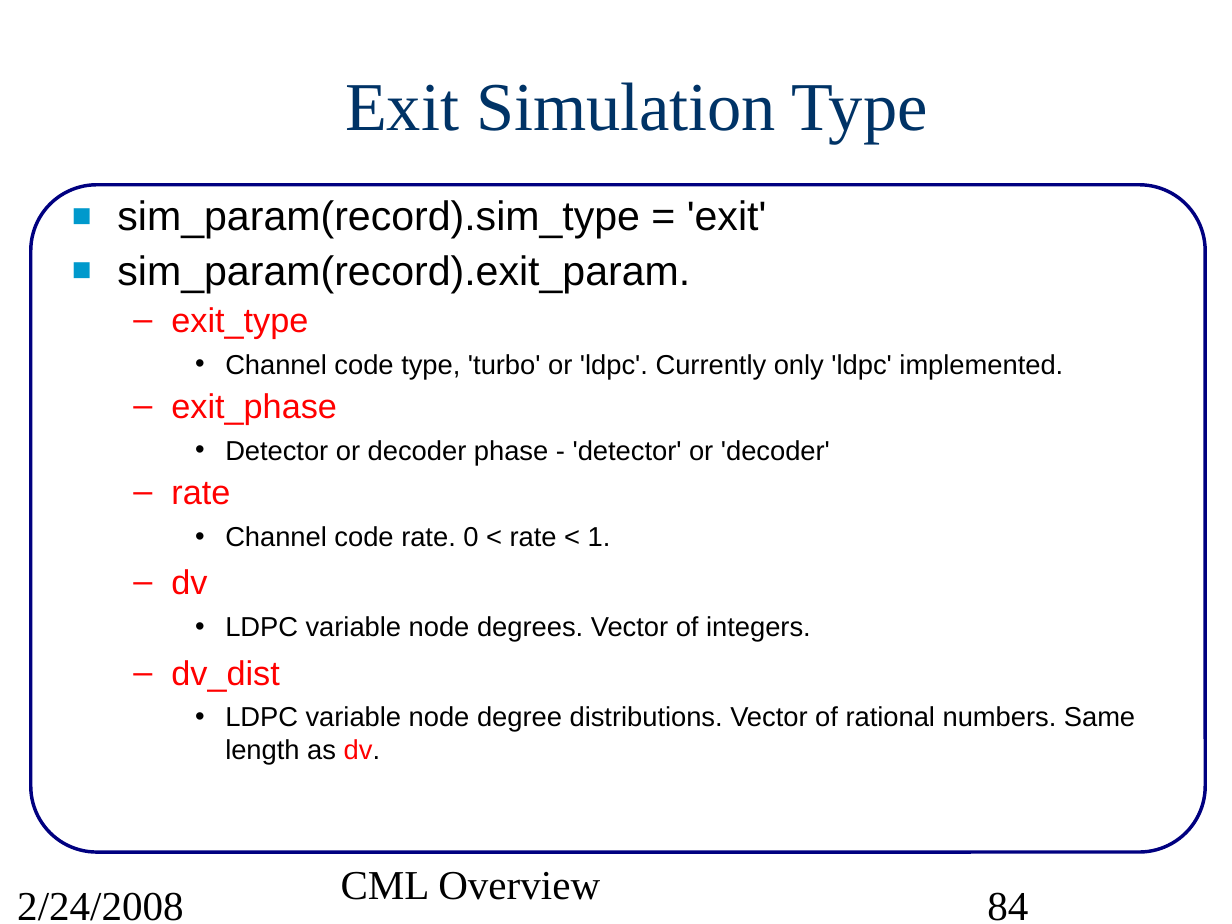
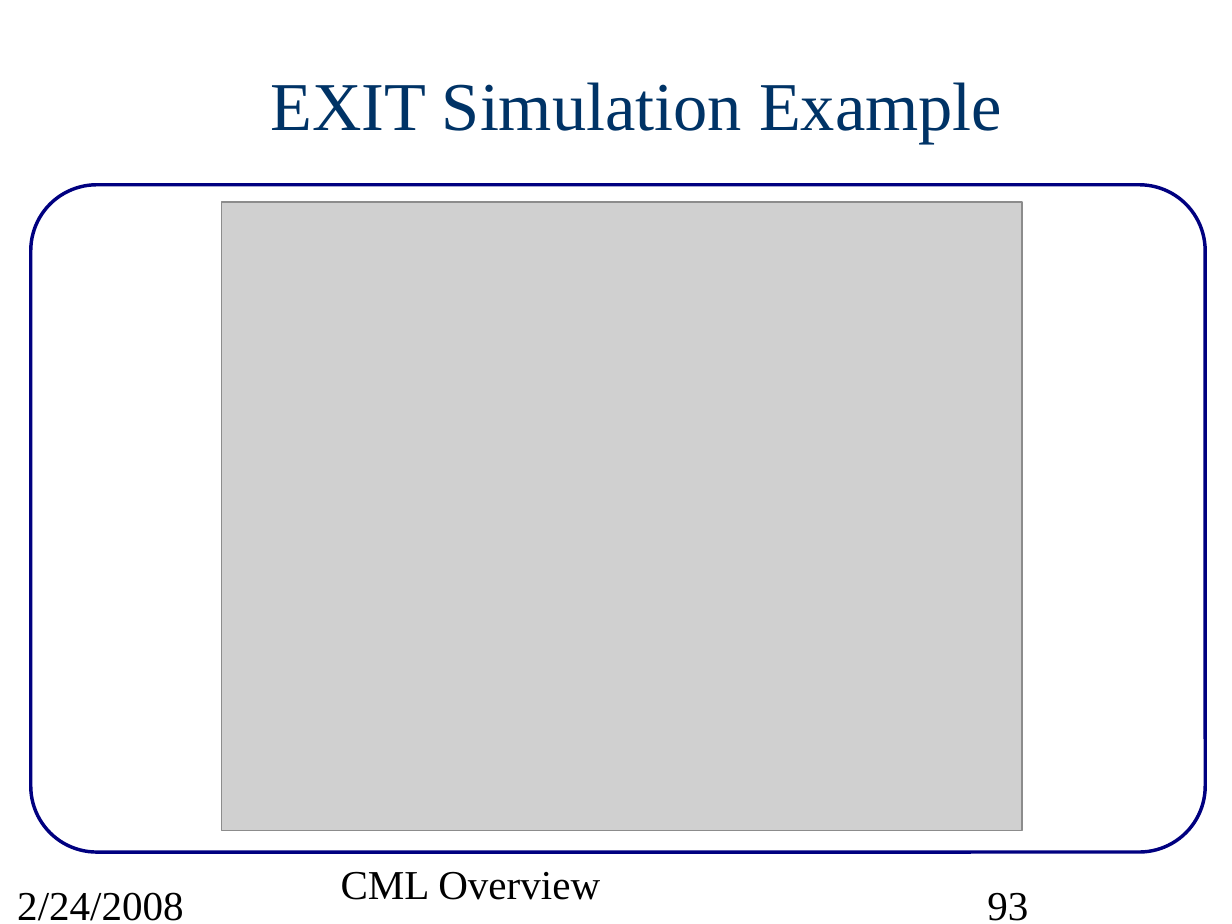
Before and after one commit to marcusmueller/iscml, a slide deck: slide 93 of pcs/projects/cml/doc/src/CMLoverview.ppt (slide 84 before the commit). Drawn at 1232x924 pixels with LibreOffice and Linux fonts; fonts in the diff are those of the drawing; grey boxes stand for pictures. Boxes give left, top, right and bottom in pixels: in the first picture for what was removed or moved away, otherwise in the second. Text is boxed around its words. In the diff, an @@ line names an element or a change of style, - is before the commit and + after.

Commit message:
Added EXIT tutorial to CML overview slides.

```diff
--- a/pcs/projects/cml/doc/src/CMLoverview.ppt
+++ b/pcs/projects/cml/doc/src/CMLoverview.ppt
@@ title at (x1=271, y1=82, x2=1002, y2=143): text changed @@
-Exit Simulation Type
+EXIT Simulation Example
@@ text removed at (x1=117, y1=200, x2=1135, y2=765) @@
-■ sim_param(record).sim_type = 'exit'
-■ sim_param(record).exit_param.
-  – exit_type
-    • Channel code type, 'turbo' or 'ldpc'. Currently only 'ldpc' implemented.
-  – exit_phase
-    • Detector or decoder phase - 'detector' or 'decoder'
-  – rate
-    • Channel code rate. 0 < rate < 1.
-  – dv
-    • LDPC variable node degrees. Vector of integers.
-  – dv_dist
-    • LDPC variable node degree distributions. Vector of rational numbers. Same length as dv.
@@ picture added at (x1=222, y1=202, x2=1023, y2=830) @@
@@ page number at (x1=987, y1=892, x2=1028, y2=921): text changed @@
-84
+93
```
Also in this commit, not shown: 87 other slides changed, 3 slides added, 1 slide removed, 1 other file.
